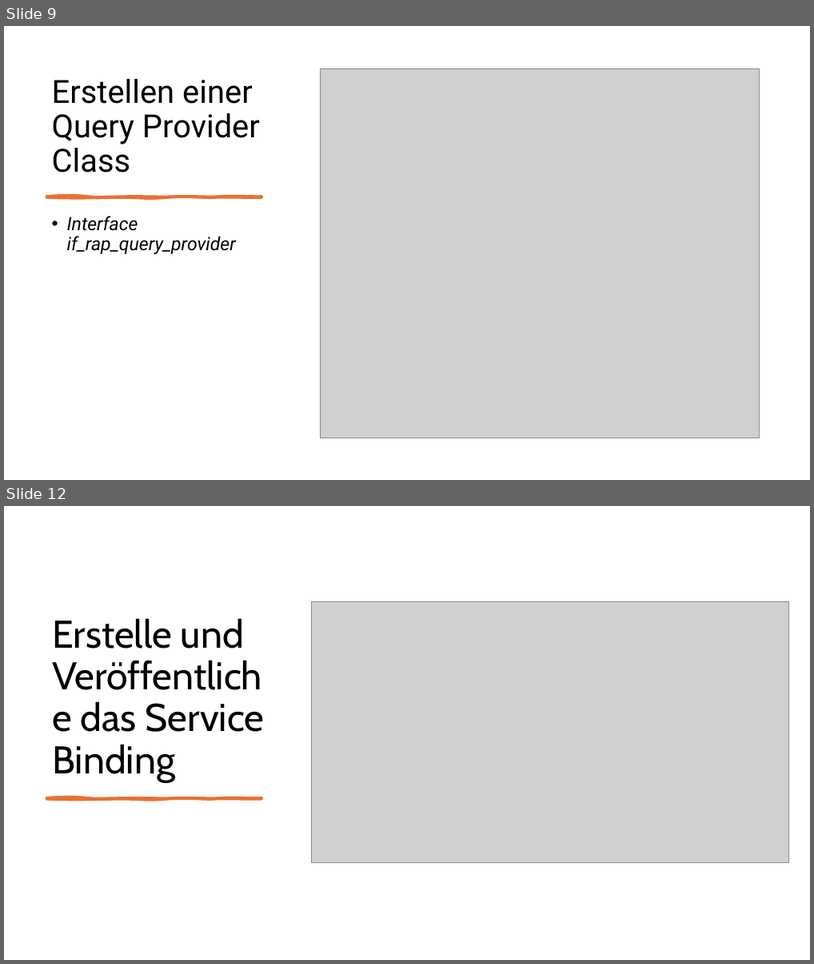
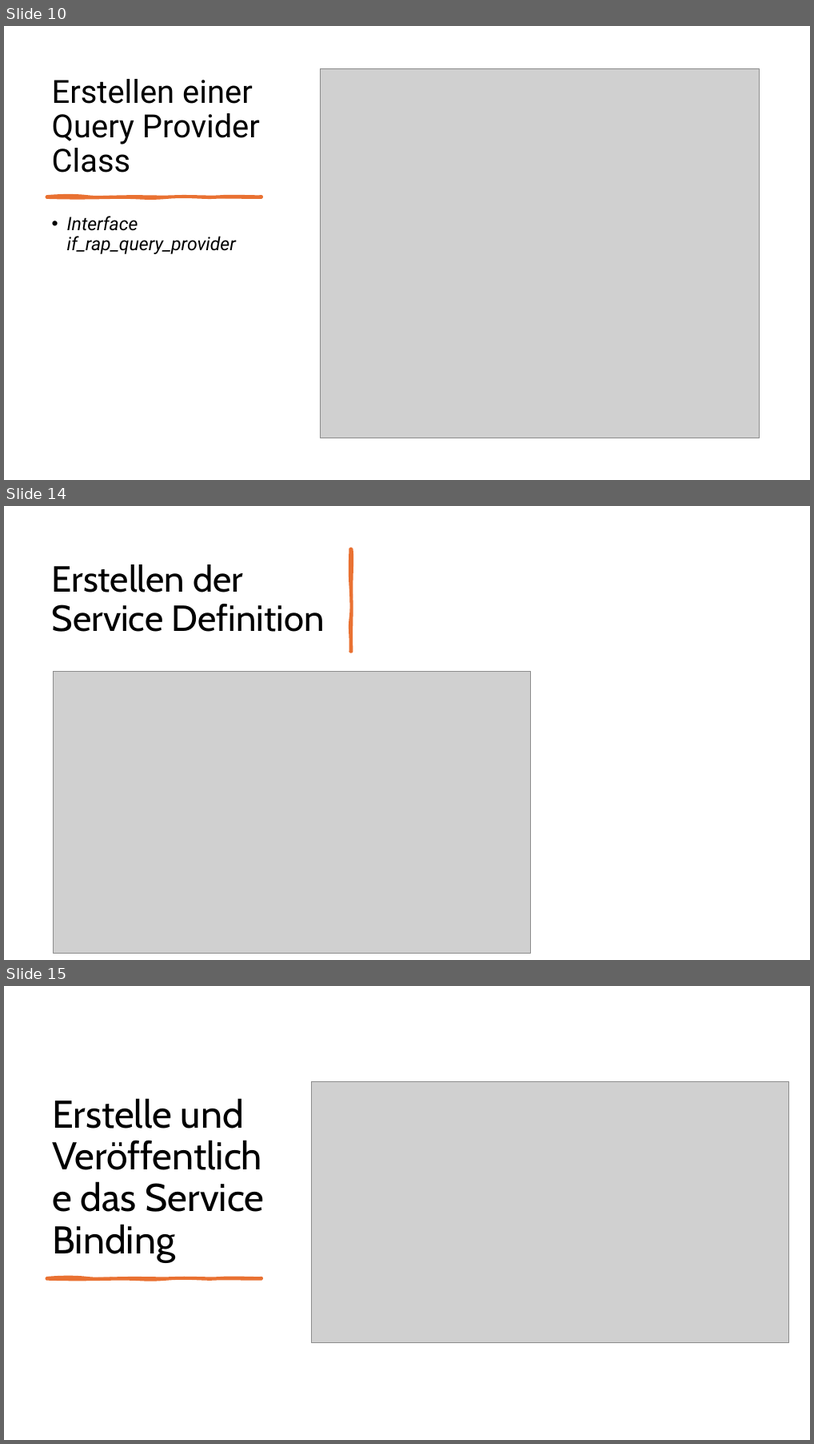
Before and after one commit to MatLange/Schulung, a slide deck: RAP Presentationen/Tag4.2 - UnmanagedQuery_DE.pptx. Shown one above the other, each under a label of ours: slides 9 and 12 before the commit, slides 10, 14 and 15 after it; the slides between them are not shown. The pictures are 814x964 and 814x1444 pixels, drawn with LibreOffice and Linux fonts; fonts in the diff are those of the drawing; grey boxes stand for pictures. Boxes give left, top, right and bottom in pixels: in the first picture for what was removed or moved away, otherwise in the second. Text is boxed around its words. In the diff, an @@ line names an element or a change of style, - is before the commit and + after.

```diff
--- a/RAP Presentationen/Tag4.2 - UnmanagedQuery_DE.pptx
+++ b/RAP Presentationen/Tag4.2 - UnmanagedQuery_DE.pptx
@@ slide 14 added at (4,506,810,960), background #FFFFFF @@
@@ freeform shape added at (350,548,352,651), fill #E97132, outline #E97132 3.25 pt @@
@@ title added at (52,564,325,632), 43.2 pt, text #000000 @@
+Erstellen der Service Definition
@@ picture added at (54,671,531,953) @@
@@ what was slide 9 is now slide 10 @@
@@ what was slide 12 is now slide 15 @@
```
Also in this commit, not shown: 8 slides changed, 3 other slides added, 1 slide removed.
